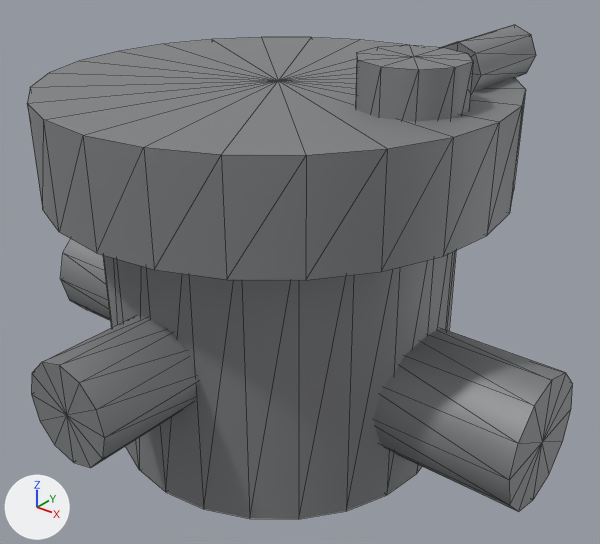
The glTF model public/parts/egr-valve.glb, before and after one commit.
One viewpoint serves both versions: a 50 mm camera at (-7.6, -93.9, -239.8) aimed at (-65.8, -21.2, -284.9). Arrows for +X, +Y and +Z are at lower left; the lights stay in place. The older version comes first. Mesh edges are drawn as thin lines. Where no turn or scale is listed for an object, it has been applied to the vertices. Vertices at exactly the same position are counted once.

Names of what the first picture shows: 'egr-valve:castAlu'.
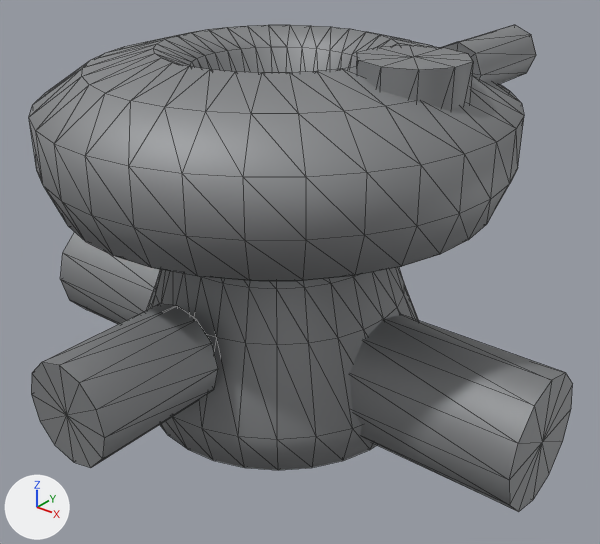
Patch to the scene script:
```diff
--- a/public/parts/egr-valve.glb.py
+++ b/public/parts/egr-valve.glb.py
@@ me_mesh_0 @@
 # used by ob_egr_valve_castalu; location = (-70.0, -23.0, -282.4)
-me_mesh_0.from_pydata(...)  # 218 vertices, 408 faces; spans x -37.0..37.0, y -31.0..31.0, z -25.6..25.6
+me_mesh_0.from_pydata(...)  # 574 vertices, 1008 faces; spans x -37.0..37.0, y -31.0..31.0, z -24.6..24.6
+# me_mesh_0 part 1: the loose piece of 22 vertices spanning x 12.3..23.7, y -3.0..9.0, z 11.4..25.4 is moved by (0.0, 0.0, -1.0)
+# me_mesh_0 part 2: the loose piece of 18 vertices spanning x 14.8..21.2, y 12.0..26.0, z 19.2..25.6 is moved by (0.0, 0.0, -1.0)
+# me_mesh_0 part 3: the loose piece of 26 vertices spanning x -6.0..6.0, y -31.0..-15.0, z -13.6..-1.6 is moved by (0.0, 0.0, -1.0)
+# me_mesh_0 part 4: the loose piece of 26 vertices spanning x -37.0..-15.0, y -5.0..11.0, z -21.6..-5.6 is moved by (0.0, 0.0, -1.0)
+# me_mesh_0 part 5: the loose piece of 26 vertices spanning x 15.0..37.0, y -5.0..11.0, z -21.6..-5.6 is moved by (0.0, 0.0, -1.0)
+# me_mesh_0 part 6: the loose piece of 50 vertices spanning x -22.0..22.0, y -19.0..25.0, z -25.6..10.4 is rebuilt with 168 vertices and now spans x -20.0..20.0, y -17.0..23.0, z -24.6..1.4
+# me_mesh_0 part 7: the loose piece of 50 vertices spanning x -28.0..28.0, y -25.0..31.0, z 8.4..20.4 is rebuilt with 288 vertices and now spans x -28.0..28.0, y -25.0..31.0, z 3.4..23.4
 me_mesh_0.materials.append(mat_castalu)
@@ ob_egr_valve_castalu @@
 ob_egr_valve_castalu = bpy.data.objects.new('egr-valve:castAlu', me_mesh_0)
-ob_egr_valve_castalu.location = (-70.0, -23.0, -282.4)
+ob_egr_valve_castalu.location = (-70.0, -23.0, -281.4)
```

Location of each change, (x1, y1, x2, y2) in pixels of the pictures (600 x 544 px; the box of a moved part takes in the faces that stretch with it):
'egr-valve:castAlu', reshaped, moved: before (27, 25, 573, 519); after (29, 25, 573, 511)
part 1 of me_mesh_0, moved or reshaped: before (356, 46, 473, 121); after (357, 46, 473, 111)
part 2 of me_mesh_0, moved or reshaped: before (441, 25, 536, 93); after (441, 25, 536, 85)
part 3 of me_mesh_0, moved or reshaped: before (31, 316, 198, 468); after (31, 304, 218, 468)
part 4 of me_mesh_0, moved or reshaped: before (60, 239, 110, 320); after (60, 232, 160, 324)
part 5 of me_mesh_0, moved or reshaped: before (373, 328, 573, 511); after (350, 314, 573, 511)
part 6 of me_mesh_0, rebuilt: before (103, 251, 456, 519); after (147, 267, 418, 470)
part 7 of me_mesh_0, rebuilt: before (27, 37, 526, 280); after (29, 25, 524, 281)
